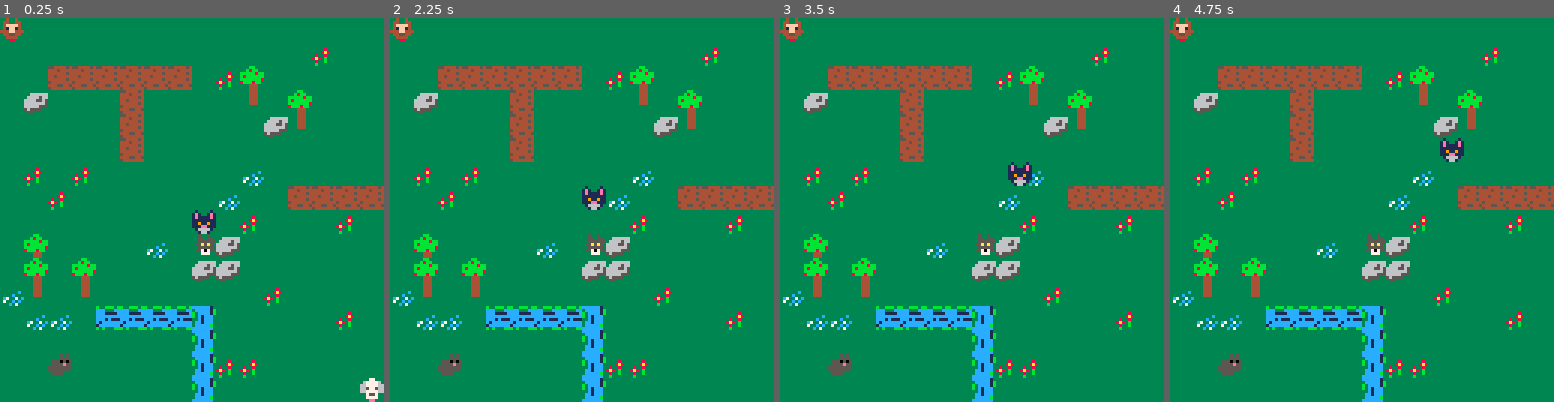
Above: before the commit, frames 1-4 (left to right).
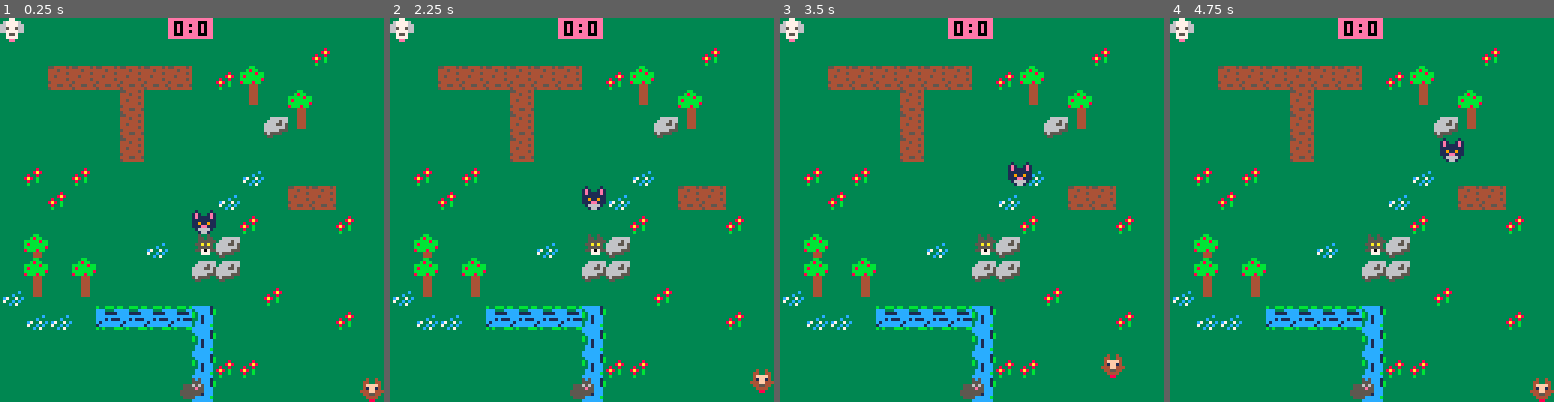
Above: after the commit, the same moments.

Repository: kristineberge/feikpico
Game: PICO-8 cartridge ekpico.p8
Two runs of this game, one before a commit and one after it. Both use one fixed random seed, a clock stepped at 60 frames per second and the inputs below.
Inputs:
- Up to frame 1 (0.25 s): no input
- Up to frame 2 (2.25 s): tap O (Z key) at 0.7, 1.7, 2.1 s; hold Right 1.6-2.1 s; hold Up from 2.15 s (still down)
- Up to frame 3 (3.5 s): release Up at 2.42 s; hold Right 2.47-3.03 s; tap O (Z key) at 2.5, 2.9, 3.3 s; hold Left from 3.08 s (still down)
- Up to frame 4 (4.75 s): release Left at 3.58 s; hold Down 3.63-3.97 s; tap O (Z key) at 3.7, 4.1, 4.5 s; hold Right 4.02-4.68 s; hold Up from 4.73 s (still down)

The runs differ from the first frame. In frame 1, 2.7% of the frame differs, in the area x 0-100%, y 0-100%; in frame 2, 2.7%; in frame 3, 2.7%; in frame 4, 2.7%.

Commit message:
Let the julebord commence

Diff:
--- a/ekpico.p8
+++ b/ekpico.p8
@@ -37,26 +37,26 @@
 
 
 __gff__
-0000000000000000000000000000000002000000000000000000000000000000010200000000000000000000000000000002020000000000000000000000000000000000000000000000000000000000000000000000000000000000000000000000000000000000000000000000000000000000000000000000000000000000
+0000000000000000000000000000000002000000000000000000000000000000010202020000000000000000000000000000000000000000000000000000000000000000000000000000000000000000000000000000000000000000000000000000000000000000000000000000000000000000000000000000000000000000
 0000000000000000000000000000000000000000000000000000000000000000000000000000000000000000000000000000000000000000000000000000000000000000000000000000000000000000000000000000000000000000000000000000000000000000000000000000000000000000000000000000000000000000
 __map__
-1212121212121212121212121212121212121212121212121212121212121212121212121212121212121212121212121212121212121212121200000000000000000000000000000000000000000000000000000000000000000000000000000000000000000000000000000000000000000000000000000000000000000000
-1212121212121212121212121211121212121212121212121212121212121212121212121212121212121212121212121212121212121212121200000000000000000000000000000000000000000000000000000000000000000000000000000000000000000000000000000000000000000000000000000000000000000000
-1212101010101010121120121212121212121212121212121212121212121212121212121212121212121212121212121212121212121212121200000000000000000000000000000000000000000000000000000000000000000000000000000000000000000000000000000000000000000000000000000000000000000000
-1221121212101212121230122012121212121212121212121212121212121212121212121212121212121212121212121212121212121212121200000000000000000000000000000000000000000000000000000000000000000000000000000000000000000000000000000000000000000000000000000000000000000000
-1212121212101212121212213012121212121212121212121212121212121212121212121212121212121212121212121212121212121212121200000000000000000000000000000000000000000000000000000000000000000000000000000000000000000000000000000000000000000000000000000000000000000000
-1212121212101212121212121212121212121212121212121212121212121212121212121212121212121212121212121212121212121212121200000000000000000000000000000000000000000000000000000000000000000000000000000000000000000000000000000000000000000000000000000000000000000000
-1211121112121212121213121212121212121212121212121212121212121212121212121212121212121212121212121212121212121212121200000000000000000000000000000000000000000000000000000000000000000000000000000000000000000000000000000000000000000000000000000000000000000000
-1212111212121212121312121010101012121212121212121212121212121212121212121212121212121212121212121212121212121212121200000000000000000000000000000000000000000000000000000000000000000000000000000000000000000000000000000000000000000000000000000000000000000000
-1212121212121212121211121212111212121212121212121212121212121212121212121212121212121212121212121212121212121212121200000000000000000000000000000000000000000000000000000000000000000000000000000000000000000000000000000000000000000000000000000000000000000000
-1220121212121312042112121212121212121212121212121212121212121212121212121212121212121212121212121212121212121212121200000000000000000000000000000000000000000000000000000000000000000000000000000000000000000000000000000000000000000000000000000000000000000000
-1220122012121212212112121212121212121212121212121212121212121212121212121212121212121212121212121212121212121212121200000000000000000000000000000000000000000000000000000000000000000000000000000000000000000000000000000000000000000000000000000000000000000000
-1330123012121212121212111212121212121212121212121212121212121212121212121212121212121212121212121212121212121212121200000000000000000000000000000000000000000000000000000000000000000000000000000000000000000000000000000000000000000000000000000000000000000000
-1213131231313131321212121212111212121212121212121212121212121212121212121212121212121212121212121212121212121212121200000000000000000000000000000000000000000000000000000000000000000000000000000000000000000000000000000000000000000000000000000000000000000000
-1212121212121212321212121212121212121212121212121212121212121212121212121212121212121212121212121212121212121212121200000000000000000000000000000000000000000000000000000000000000000000000000000000000000000000000000000000000000000000000000000000000000000000
-1212031212121212321111121212121212121212121212121212121212121212121212121212121212121212121212121212121212121212121200000000000000000000000000000000000000000000000000000000000000000000000000000000000000000000000000000000000000000000000000000000000000000000
-1212121212121212321212121212121212121212121212121212121212121212121212121212121212121212121212121212121212121212121200000000000000000000000000000000000000000000000000000000000000000000000000000000000000000000000000000000000000000000000000000000000000000000
-1203121212313131121212121212121212121212121212121212121212121212121212121212121212121212121212121212121212121212121200000000000000000000000000000000000000000000000000000000000000000000000000000000000000000000000000000000000000000000000000000000000000000000
+1212121212121222231212121212121212121212121212222312121212121212121212121212122223121212121212121212121212121212121200000000000000000000000000000000000000000000000000000000000000000000000000000000000000000000000000000000000000000000000000000000000000000000
+1212121212121212121212121211121212121212121212121212121212111212121212121212121212121212121112121212121212121212121200000000000000000000000000000000000000000000000000000000000000000000000000000000000000000000000000000000000000000000000000000000000000000000
+1212101010101010121120121212121212121010121010101211201212121212121210101010101012112012121212121212121212121212121200000000000000000000000000000000000000000000000000000000000000000000000000000000000000000000000000000000000000000000000000000000000000000000
+1212121212101212121230122012121212121212121012121212301220121212121212121210121212123012201212121212121212121212121200000000000000000000000000000000000000000000000000000000000000000000000000000000000000000000000000000000000000000000000000000000000000000000
+1212121212101212121212213012121212121212121212121212122130121212121212121210121212121221301212121212121212121212121200000000000000000000000000000000000000000000000000000000000000000000000000000000000000000000000000000000000000000000000000000000000000000000
+1212121212101212121212121212121212121212121012121212121212121212121212121210121212121212121212121212121212121212121200000000000000000000000000000000000000000000000000000000000000000000000000000000000000000000000000000000000000000000000000000000000000000000
+1211121112121212121213121212121212111211121212121212131212121212121112111212121212121312121212121212121212121212121200000000000000000000000000000000000000000000000000000000000000000000000000000000000000000000000000000000000000000000000000000000000000000000
+1212111212121212121312121010121212121112121212121213121210101010121211121212121212131212101010101212121212121212121200000000000000000000000000000000000000000000000000000000000000000000000000000000000000000000000000000000000000000000000000000000000000000000
+1212121212121212121211121212111212121212121212121212111212121112121212121212121212121112121211121212121212121212121200000000000000000000000000000000000000000000000000000000000000000000000000000000000000000000000000000000000000000000000000000000000000000000
+1220121212121312042112121212121212201212121213120421121212121212122012121212131212211212121212121212121212121212121200000000000000000000000000000000000000000000000000000000000000000000000000000000000000000000000000000000000000000000000000000000000000000000
+1220122012121212212112121212121212201220121212122121121212121212122012201212121221211212121212121212121212121212121200000000000000000000000000000000000000000000000000000000000000000000000000000000000000000000000000000000000000000000000000000000000000000000
+1330123012121212121212111212121213301230121212121212121112121212133012301212121212121211121212121212121212121212121200000000000000000000000000000000000000000000000000000000000000000000000000000000000000000000000000000000000000000000000000000000000000000000
+1213131231313131321212121212111212131312313131313212121212121112121313121212121212121212121211121212121212121212121200000000000000000000000000000000000000000000000000000000000000000000000000000000000000000000000000000000000000000000000000000000000000000000
+1212121212121212321212121212121212121212121212123212121212121212121212121212121232121212121212121212121212121212121200000000000000000000000000000000000000000000000000000000000000000000000000000000000000000000000000000000000000000000000000000000000000000000
+1212121212121212321111121212121212121212121212123211111212121212121212121212121232111112121212121212121212121212121200000000000000000000000000000000000000000000000000000000000000000000000000000000000000000000000000000000000000000000000000000000000000000000
+1212121212121212321212121212121212121212121212123212121212121212121212121212121232121212121212121212121212121212121200000000000000000000000000000000000000000000000000000000000000000000000000000000000000000000000000000000000000000000000000000000000000000000
+1212121212313131121212121212121212121212123131311212121212121212121212121212121212121212121212121212121212121212121200000000000000000000000000000000000000000000000000000000000000000000000000000000000000000000000000000000000000000000000000000000000000000000
 1212121212121212121212121212121212121212121212121212121212121212121212121212121212121212121212121212121212121212121200000000000000000000000000000000000000000000000000000000000000000000000000000000000000000000000000000000000000000000000000000000000000000000
 1212121212121212121212121212121212121212121212121212121212121212121212121212121212121212121212121212121212121212121200000000000000000000000000000000000000000000000000000000000000000000000000000000000000000000000000000000000000000000000000000000000000000000
 1212121212121212121212121212121212121212121212121212121212121212121212121212121212121212121212121212121212121212121200000000000000000000000000000000000000000000000000000000000000000000000000000000000000000000000000000000000000000000000000000000000000000000
--- a/main.lua
+++ b/main.lua
@@ -1,15 +1,29 @@
+MAX_POINTS = 2
 dog_sprite_one = {x = 8, y = 0, w = 8, h = 8}
 dog_sprite_two = {x = 16, y = 0, w = 8, h = 8}
 cat_sprite = {x = 0, y = 0, w = 8, h = 8}
-sprites = {cat_sprite, dog_sprite_one, dog_sprite_two}
-
-dog_one = {x = 120, y = 120, sprite = dog_sprite_one}
-dog_two = {x = 0, y = 0, sprite = dog_sprite_two}
-cat = {x = 60, y = 60, sprite = cat_sprite}
-
-entities = {dog_one, dog_two, cat}
+mouse_sprite = {x = 24, y = 0, w = 8, h = 8}
+sprites = {cat_sprite, mouse_sprite, dog_sprite_one, dog_sprite_two}
+
+dog_one = {sx = 0, sy = 0, p = 0, m = 1, sprite = dog_sprite_one}
+dog_two = {sx = 120, sy = 120, p = 0, m = 1, sprite = dog_sprite_two}
+cat = {sx = 60, sy = 60, sprite = cat_sprite}
+mouse = {sx = 60, sy = 120, sprite = mouse_sprite}
+
+entities = {dog_one, dog_two, cat, mouse}
 player_entities = {dog_one, dog_two}
-item_entities = {cat}
+item_entities = {cat, mouse}
+
+win_sprite = {x = 80, y = 0, w = 32, h = 32}
+WIN_SCREEN_DURATION = 30
+win_screen = 0
+
+victory_sprite = {x = 48, y = 0, w = 32, h = 32}
+VICTORY_SCREEN_DURATION = 30
+victory_screen = 0
+
+map_index = 1
+maps = {{x = 0, y = 0}, {x = 16, y = 0}, {x = 32, y = 0}}
 
 function draw_entity(entity)
     if (entity.sprite) then
@@ -20,7 +34,23 @@
     end
 end
 
+function reset_soft()
+    for e in all(entities) do
+        e.x = e.sx
+        e.y = e.sy
+    end
+end
+
+function reset_hard()
+    for e in all(entities) do
+        e.x = e.sx
+        e.y = e.sy
+        e.p = 0
+    end
+end
+
 function _init()
+    reset_hard()
     for s in all(sprites) do
         local pixels = {}
         for x = 0, s.w - 1 do
@@ -75,11 +105,48 @@
     return {}
 end
 
+function draw_points() print(dog_one.p .. ":" .. dog_two.p, 7 * 8 + 2, 1, 0) end
+
+function draw_win_screen()
+    sspr(win_sprite.x, win_sprite.y, win_sprite.w, win_sprite.h, 48, 48)
+end
+
+function draw_victory_screen()
+    sspr(victory_sprite.x, victory_sprite.y, victory_sprite.w, victory_sprite.h,
+         48, 48)
+end
+
 function _draw()
     cls()
-    map(0, 0, 0, 0, 16, 16)
-    for entity in all(entities) do draw_entity(entity) end
-    is_blocked(dog_one.x, dog_one.y)
+    local current_map = maps[map_index]
+    map(current_map.x, current_map.y, 0, 0, 16, 16)
+    if (win_screen > 0) then
+        draw_win_screen()
+    elseif (victory_screen > 0) then
+        draw_victory_screen()
+    else
+        for entity in all(entities) do draw_entity(entity) end
+    end
+    draw_points()
+end
+
+function gravity(mover, gravity_objects)
+    local x = mover.x
+    local y = mover.y
+
+    for obj in all(gravity_objects) do
+        local dx = mover.x - obj.x
+        local dy = mover.y - obj.y
+        local d = sqrt(dx * dx + dy * dy) / obj.m
+        x = mover.x + dx * d
+        y = mover.y + dy * d
+    end
+
+    if (not is_blocked(x, y)) then
+        mover.x = x
+        mover.y = y
+    end
+
 end
 
 function random_move(entity)
@@ -96,9 +163,9 @@
 end
 
 function is_blocked(x, y)
+    if (x < 0 or x > 127 or y < 0 or y > 127) then return true end
     local sprite = mget(x / 8, y / 8)
     local flag = fget(sprite, 1)
-    -- print("x:" .. x .. "y:" .. y .. "f:" .. fget(sprite) .. "s:" .. sprite)
     if flag then
         return true
     else
@@ -129,21 +196,27 @@
 end
 
 function _update()
-
+    if (win_screen > 0) then
+        win_screen = win_screen - 1
+        return
+    elseif (victory_screen > 0) then
+        victory_screen = victory_screen - 1
+        return
+    end
     local left = btn(0, 0)
     local right = btn(1, 0)
     local up = btn(2, 0)
     local down = btn(3, 0)
     local cn = btn(4, 1)
 
-    move_dog(dog_one, left, right, up, down)
+    move_dog(dog_two, left, right, up, down)
 
     local left_two = btn(0, 1)
     local right_two = btn(1, 1)
     local up_two = btn(2, 1)
     local down_two = btn(3, 1)
 
-    move_dog(dog_two, left_two, right_two, up_two, down_two)
+    move_dog(dog_one, left_two, right_two, up_two, down_two)
 
     for dog in all(player_entities) do
         for item in all(item_entities) do
@@ -154,13 +227,22 @@
 
             if count(intersecting_pixels) > 0 then
                 sfx(3)
-                del(item_entities, item)
-                del(entities, item)
+                dog.p = dog.p + 1
+                map_index = ((map_index + 1) % count(maps)) + 1
+                if (dog.p >= MAX_POINTS) then
+                    reset_hard()
+                    victory_screen = VICTORY_SCREEN_DURATION
+                    sfx(1)
+                else
+                    reset_soft()
+                    win_screen = WIN_SCREEN_DURATION
+                end
             end
 
         end
     end
 
     random_move(cat)
-
-end
+    gravity(cat, {dog_one, dog_two})
+
+end
Not shown, changed: 32 lines of the sprite sheet (__gfx__) section of ekpico.p8
